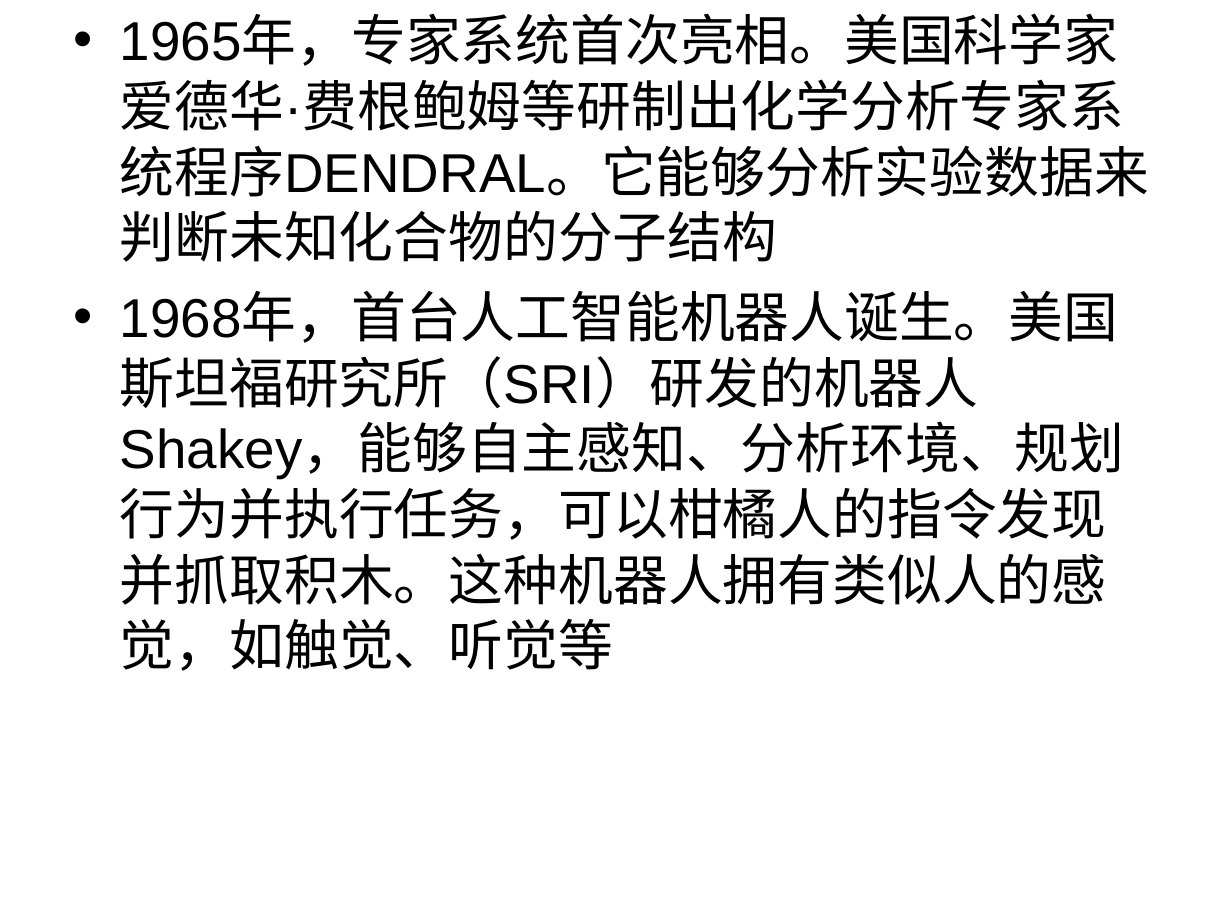
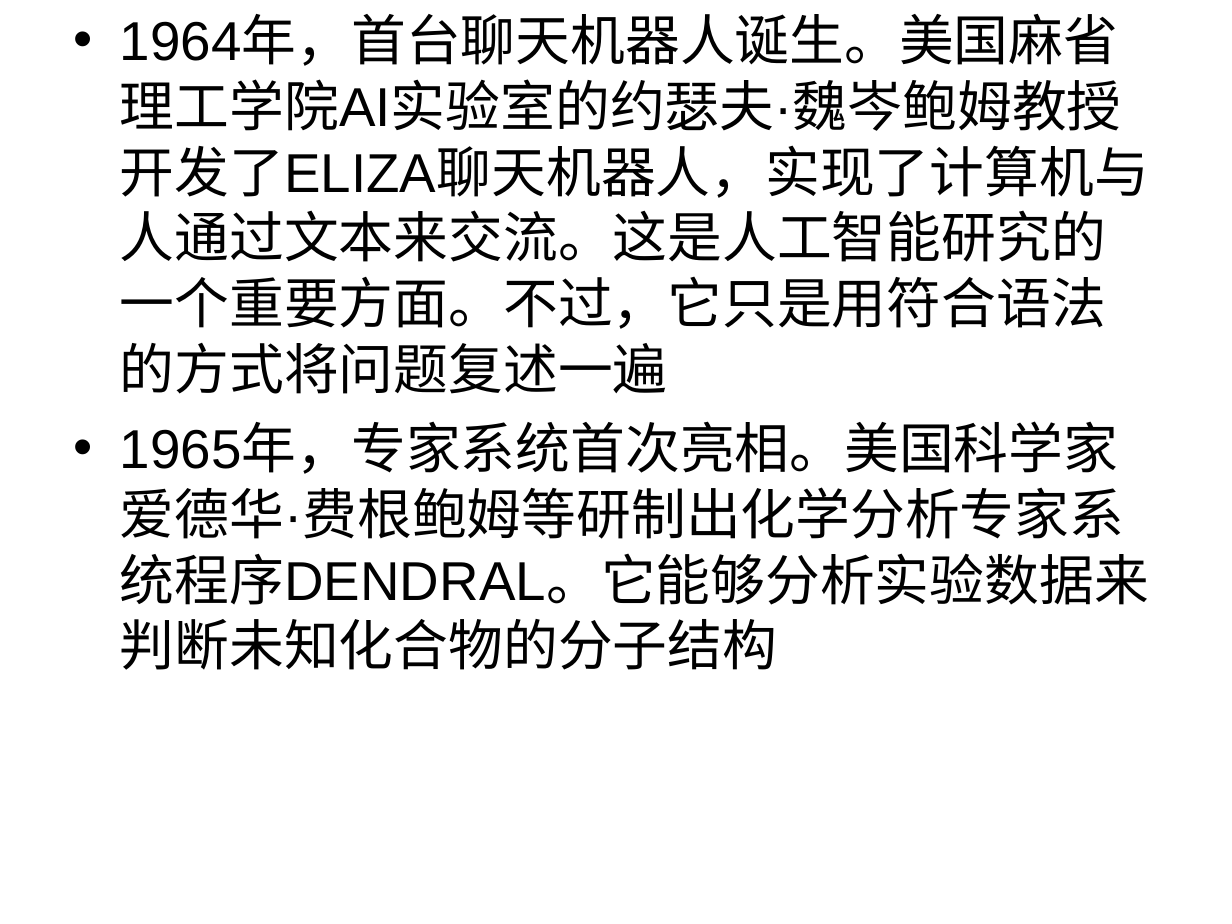
Before and after one commit to zhijie-ai/RL, a slide deck: slide 6 of rl-rec-practice/topk/code/AI的过去现在及未来.ppt (slide 7 before the commit). Drawn at 1232x924 pixels with LibreOffice and Linux fonts; fonts in the diff are those of the drawing. Boxes give left, top, right and bottom in pixels: in the first picture for what was removed or moved away, otherwise in the second. Text is boxed around its words. In the diff, an @@ line names an element or a change of style, - is before the commit and + after.

```diff
--- a/rl-rec-practice/topk/code/AI的过去现在及未来.ppt
+++ b/rl-rec-practice/topk/code/AI的过去现在及未来.ppt
@@ text at (x1=120, y1=17, x2=1149, y2=394): paragraph added @@
+• 1964年，首台聊天机器人诞生。美国麻省理工学院AI实验室的约瑟夫·魏岑鲍姆教授开发了ELIZA聊天机器人，实现了计算机与人通过文本来交流。这是人工智能研究的一个重要方面。不过，它只是用符合语法的方式将问题复述一遍
@@ text at (x1=120, y1=294, x2=1124, y2=671): paragraph removed @@
-• 1968年，首台人工智能机器人诞生。美国斯坦福研究所（SRI）研发的机器人Shakey，能够自主感知、分析环境、规划行为并执行任务，可以柑橘人的指令发现并抓取积木。这种机器人拥有类似人的感觉，如触觉、听觉等
```
Also in this commit, not shown: 6 other slides changed, 5 slides added, 2 slides removed.
